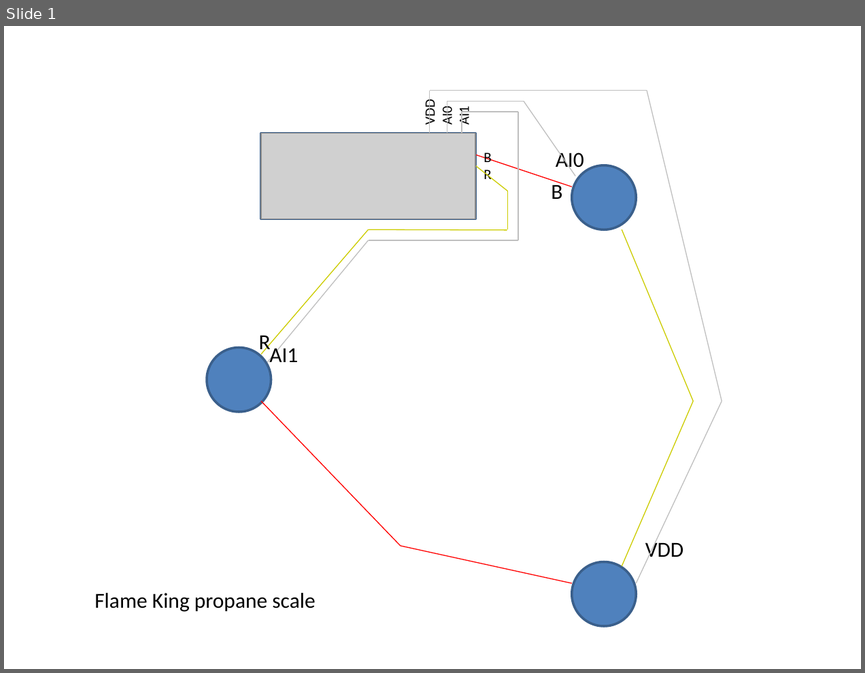
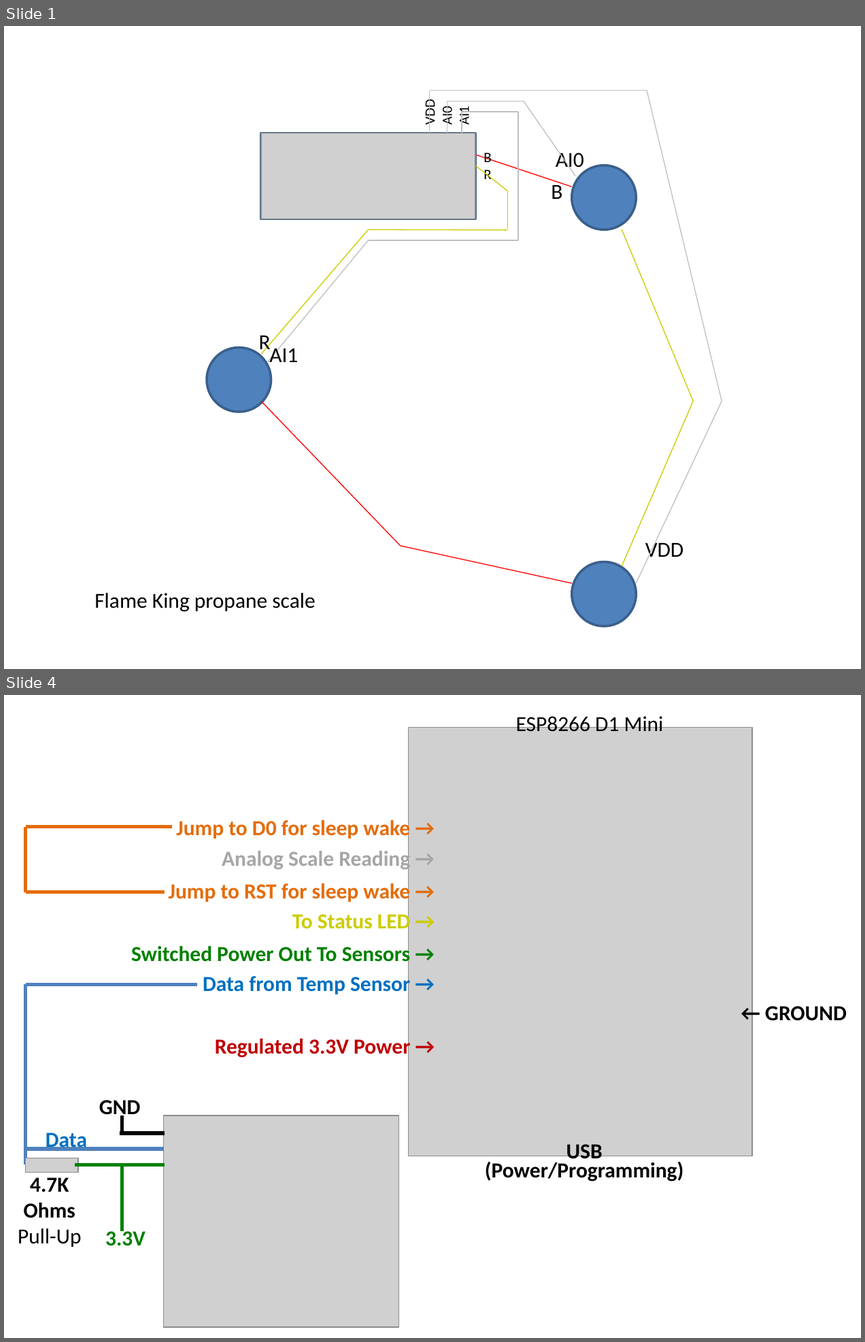
Before and after one commit to mmiller7/ESPHome-Mod-Flame-King-Propane-Scale, a slide deck: Modification Pics/wiring.pptx. Shown one above the other, each under a label of ours: slide 1 before the commit, slides 1 and 4 after it; the slides between them are not shown. The pictures are 865x673 and 865x1342 pixels, drawn with LibreOffice and Linux fonts; fonts in the diff are those of the drawing; grey boxes stand for pictures. Boxes give left, top, right and bottom in pixels: in the first picture for what was removed or moved away, otherwise in the second. Text is boxed around its words. In the diff, an @@ line names an element or a change of style, - is before the commit and + after.

Commit message:
Reduce power consumption modifying board to turn off sensors in deep-sleep Added temperature sensor module to correct for load-cell temperature drift Added image of non-mirrored front of original board

```diff
--- a/Modification Pics/wiring.pptx
+++ b/Modification Pics/wiring.pptx
@@ slide 4 added at (4,695,861,1338), background #FFFFFF @@
@@ text added at (516,713,664,732), 18 pt, text #000000 @@
+ESP8266 D1 Mini
@@ picture added at (409,728,752,1156) @@
@@ text added at (176,817,410,840), 18 pt, text #E46C0A, bold @@
+Jump to D0 for sleep wake →
@@ line added from (172, 827) to (26, 827), #E46C0A 3 pt @@
@@ line added from (26, 892) to (26, 827), #E46C0A 3 pt @@
@@ text added at (222,848,410,871), 18 pt, text #A6A6A6, bold @@
+Analog Scale Reading →
@@ line added from (165, 892) to (26, 892), #E46C0A 3 pt @@
@@ text added at (169,880,410,903), 18 pt, text #E46C0A, bold @@
+Jump to RST for sleep wake →
@@ text added at (292,911,411,934), 18 pt, text #CCCC00, bold @@
+To Status LED →
@@ text added at (131,943,410,966), 18 pt, text #008000, bold @@
+Switched Power Out To Sensors →
@@ text added at (203,972,410,996), 18 pt, text #0070C0, bold @@
+Data from Temp Sensor →
@@ line added from (197, 985) to (26, 985), #4F81BD 3 pt @@
@@ line added from (26, 1164) to (26, 985), #4F81BD 3 pt @@
@@ text added at (765,1006,847,1021), 18 pt, text #000000, bold @@
+← GROUND
@@ text added at (215,1035,410,1058), 18 pt, text #C00000, bold @@
+Regulated 3.3V Power →
@@ text added at (99,1100,141,1119), 18 pt, text #000000, bold @@
+GND
@@ line added from (122, 1134) to (122, 1115), #000000 3 pt @@
@@ picture added at (164,1115,398,1327) @@
@@ text added at (45,1132,87,1151), 18 pt, text #0070C0, bold @@
+Data
@@ line added from (165, 1133) to (120, 1133), #000000 3 pt @@
@@ line added from (163, 1149) to (26, 1149), #4F81BD 3 pt @@
@@ picture added at (26,1157,79,1172) @@
@@ text added at (485,1144,684,1181), 18 pt, text #000000, bold @@
+USB
+(Power/Programming)
@@ text added at (18,1177,82,1246), 18 pt, text #000000, bold @@
+4.7K
+Ohms
+Pull-Up
@@ line added from (165, 1164) to (75, 1164), #008000 3 pt @@
@@ line added from (122, 1231) to (122, 1166), #008000 3 pt @@
@@ text added at (105,1227,145,1246), 18 pt, text #008000, bold @@
+3.3V
```
Also in this commit, not shown: 1 slide changed, 1 other slide added, 12 other files.
